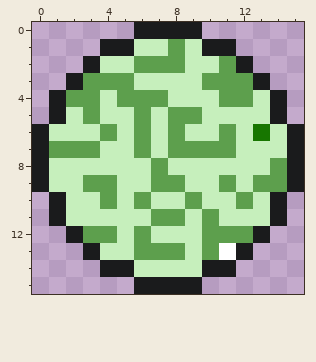
Pixel-art sprite, stored at RP/textures/tapiopon/item/anti_tapiopon_ball.png. The picture above is the old version.
The file is 16x16 pixels.
Now the later version:
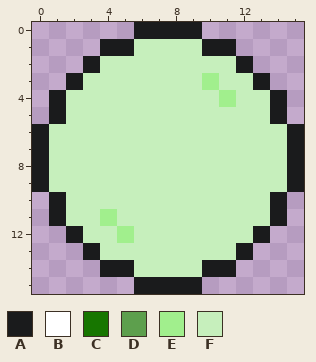
Palette (. is transparent): A #1a1b1c  B #ffffff  C #177600  D #5d9f4d  E #a1ef8d  F #c6efbc
Edits made:
The author changed colour D to colour E in row 3 at x 10; in row 4 at x 11.
The author changed colour F to colour E in row 11 at x 4; in row 12 at x 5.
The author changed colour B to colour F in row 13 at x 11.
The author changed colour C to colour F in row 6 at x 13.
The author changed colour D to colour F in row 1 at x 8; in row 2 at x 6 to 8 and 11; in row 3 at x 3 to 5 and 11 to 12; in row 4 at x 2 to 3, 5 to 7 and 12; in row 5 at x 3, 6 and 8 to 9; in row 6 at x 4, 6, 8 and 11.
The author changed colour D to colour F in row 7 at x 1 to 3, 6 and 8 to 11; in row 8 at x 7 and 14; in row 9 at x 3 to 4, 7 to 8, 11 and 13 to 14; in row 10 at x 4, 6, 9 and 12; in row 11 at x 7 to 8 and 10; in row 12 at x 3 to 4, 6 and 10 to 12.
The author changed colour D to colour F in row 13 at x 6 to 8 and 10.
Changed places in both pictures, as pixel boxes (x1, y1, x2, y2):
changed: (49, 39, 287, 260)
